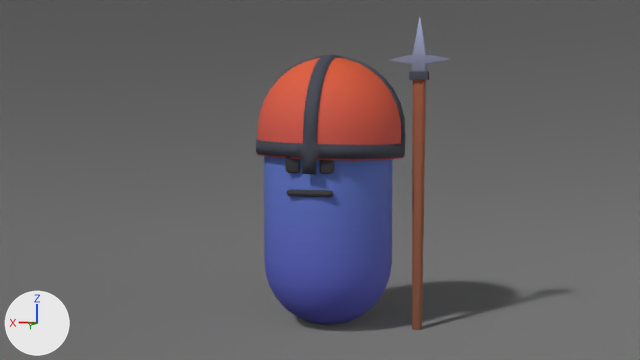
A saved change to the Blender file Samples~/ArtSource~/PillCharacter.blend.
The view is the same before and after, from the file's camera 'Camera'. Every picture has the same lights, and +X, +Y and +Z are marked at lower left. The older version comes first.

In view in the first picture: 'Attach_Hat_Helmet', 'Attach_Spear', 'Backdrop', 'PillCharacterMesh', 'PillCharacterMesh.002'.
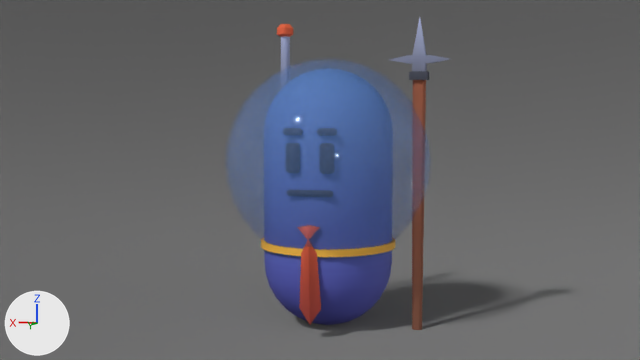
Location of each change, (x1, y1, x2, y2) in pixels of the pictures (640 x 360 px):
'Attach_Hat_Spacehelmet', shown
    after: (225, 24, 431, 257)
'Attach_Hat_Helmet', hidden (red)
    before: (257, 57, 404, 161)
'PillCharacterMesh.002', hidden
    before: (256, 54, 406, 174)
'Attach_Tie', added (red)
    after: (299, 247, 321, 325)

The change, as a list of edits to the scene's bpy script:
```text
Add me_plane:
    me_plane.from_pydata(...)  # 6 vertices, 2 faces; spans x -0.082..0.0, y 0.529..0.549, z 0.235..0.97
    me_plane.polygons.foreach_set('use_smooth', [True] * 2)
    me_plane.materials.append(mat_material_002)  # picture img_colormap_png
Change ob_attach_hat_helmet:
    add ob_attach_hat_helmet.hide_render = True
Change ob_pillcharactermesh_002:
    add ob_pillcharactermesh_002.hide_render = True
Change ob_attach_hat_spacehelmet:
    remove ob_attach_hat_spacehelmet.hide_set(True)
Add ob_attach_tie:
    ob_attach_tie = bpy.data.objects.new('Attach_Tie', me_plane)
    ob_attach_tie.location = (-0.017, -0.024, -0.121)
    ob_attach_tie.rotation_euler = (0.0, 0.0232, 0.0)  # degrees (0, 1.3, 0)
    _m = ob_attach_tie.modifiers.new('Mirror', 'MIRROR')
    _m.use_clip = True
    _m = ob_attach_tie.modifiers.new('Solidify', 'SOLIDIFY')
    _m.thickness = 0.02
    _m.offset = 1.0
    _m.bevel_convex = 1.0
    _m = ob_attach_tie.modifiers.new('Bevel', 'BEVEL')
    _m.width = 0.006
    _m.width_pct = 0.006
    _m.limit_method = 'WEIGHT'
```
